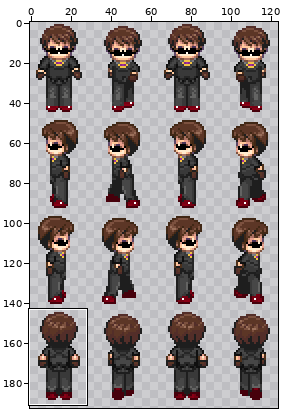
Sprite sheet, stored at img/Wulf.png. The picture above shows the old version from afar; the outline marks the close-up.
Close-up. The starting point:
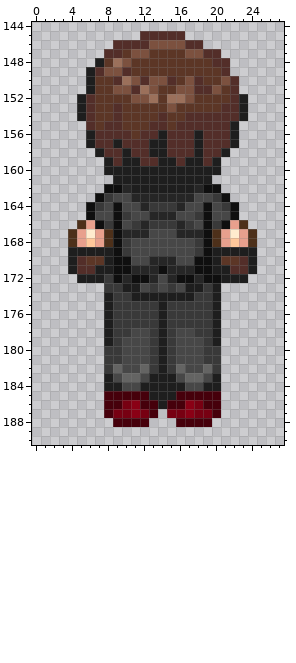
The file is 129x197 pixels. Colours within 5 levels of each other are drawn and written as one. Shown: x 0..27, y 144..190. The wide view leaves out empty margins. The commit also changed other parts of the picture, which this record leaves out.
After the commit:
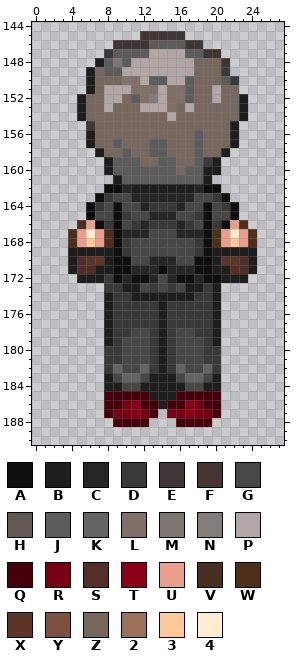
Palette (. is transparent): A #0f0f0f  B #1e1e1e  C #262626  D #393939  E #3f3534  F #453431  G #474747  H #625955  J #5c5c5c  K #646463  L #7f706a  M #7f7573  N #817d78  P #b2a7a5  Q #46000b  R #770012  S #532e29  T #8a0015  U #e8a08d  V #47301f  W #4d301a  X #5c3626  Y #7c513f  Z #78675f  2 #9b705b  3 #ffc89b  4 #ffebce
The exact change:
{"y":145,"x":12,"old":"SSSSS","new":"FFEEE"}
{"y":146,"x":9,"old":"SSSSYYYYSS","new":"EEEEHJJJEE"}
{"y":147,"x":8,"old":"SSXYYXXXXYYSS","new":"DJJJJPPPPJJDE"}
{"y":148,"x":8,"old":"X2YXXXXXXXXXSS","new":"JMJPPPPPPPZZZE"}
{"y":149,"x":7,"old":"SYYSXXXXXXXXXXS","new":"ZJJPPPPPPPPZZZD"}
{"y":150,"x":7,"old":"XXS2YSYYSXYSXXYS","new":"ZZZMLPJJPPJZZZJD"}
{"y":151,"x":7,"old":"XXYYS2YXXYYSSYXS","new":"ZPPPLLLPLLJZZPZZ"}
{"y":152,"x":6,"old":"SXXXXYY2X22YXXXXS","new":"ZZPPZJLNPLLJZZPZZ"}
{"y":153,"x":6,"old":"SXXSXXXXXYXXXXXSS","new":"ZZPZZZPPPLZPZZZZZ"}
{"y":154,"x":6,"old":"SXXSXXXXSXXSSSSSS","new":"ZZZZZZZZZPZZZZZZZ"}
{"y":155,"x":6,"old":"SXSSXXXSSXSSSSSS","new":"DZZZZZZZZZZZZZZZ"}
{"y":156,"x":7,"old":"SSSSXSSBSSSBSSS","new":"ZZZZZZZZZZZJZZZ"}
{"y":157,"x":7,"old":"SSBSSSBBSSSBSSS","new":"ZZJZZZJJZZZJZZZ"}
{"y":158,"x":8,"old":"SSBSSBBSSSBSS","new":"ZZJZZJJZZZJZZ"}
{"y":159,"x":9,"old":"SBBSSBBSBBS","new":"JJJZZJJZZJD"}
{"y":160,"x":9,"old":"BBBBBBBBBB","new":"JJJJJJJZJJ"}
{"y":161,"x":10,"old":"BBBBBBBBB","new":"JJJJJJJJJ"}
{"y":167,"x":8,"old":"W","new":"V"}
{"label":"changed","picture_box":[86,31,239,184]}
{"label":"changed","picture_box":[104,229,113,238]}
